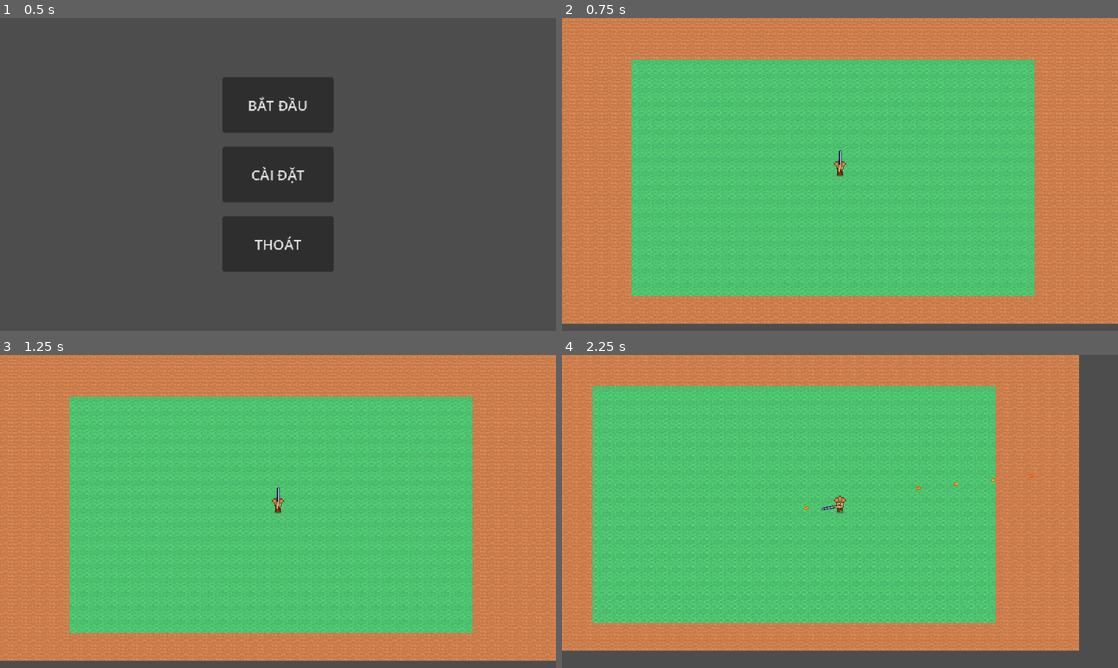
Above: before the commit, frames 1-4 (two rows, left to right).
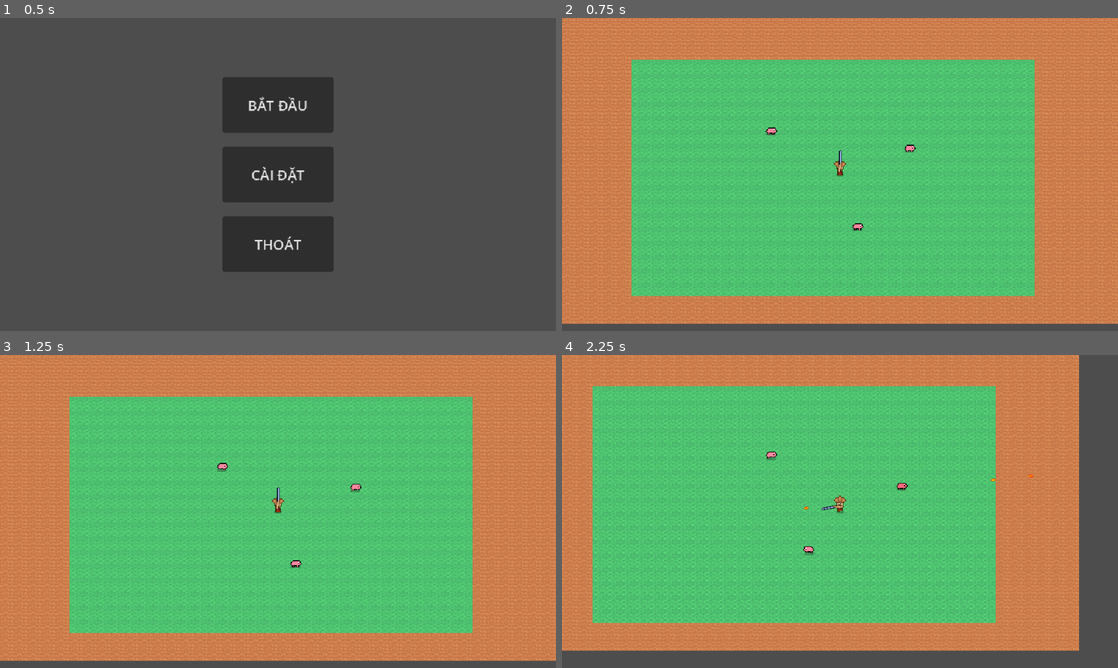
Above: after the commit, the same moments.

Repository: QuocKhangDA22TTD/game_projects
Game: Godot game, scene res://scenes/MainMenu.tscn
Same seed, same stepped clock (60 frames per second), same inputs: the game is played once before the commit and once after it.
Inputs (mouse positions are in pixels of both pictures, inside the frame that each line leads up to):
- Up to frame 1 (0.5 s): no input
- Up to frame 2 (0.75 s): click "BẮT ĐẦU" at 0.5 s
- Up to frame 3 (1.25 s): no input
- Up to frame 4 (2.25 s): move the mouse to (962, 495) at 1.27 s; press the mouse at (962, 495) at 1.28 s; hold D (move_right) 1.28-2.03 s; move the mouse to (728, 527) at 2.02 s; release the mouse at (728, 527) at 2.03 s; hold S (move_down) from 2.03 s (still down); click (728, 527) at 2.1 s

Frame 1 is identical in both runs. In frame 2, 0.1% of the frame differs, in the area x 36-64%, y 34-68%; in frame 3, 0.1%; in frame 4, 0.2%, in the area x 36-72%, y 30-64%.

Commit message:
con heo có thể đi và người dùng có thể bắn heo

Diff:
--- a/unnamed-1/scenes/Main.tscn
+++ b/unnamed-1/scenes/Main.tscn
@@ -4,6 +4,7 @@
 [ext_resource type="Texture2D" uid="uid://bwfkihe3wytoj" path="res://assets/ground.png" id="1_rarhs"]
 [ext_resource type="PackedScene" uid="uid://dq2uvbtqeet" path="res://scenes/player.tscn" id="2_player"]
 [ext_resource type="PackedScene" uid="uid://dhjfq1olb04" path="res://scenes/bullet.tscn" id="3_bullet"]
+[ext_resource type="PackedScene" uid="uid://e2lr7el53lj" path="res://scenes/pig.tscn" id="4_pig"]
 
 [sub_resource type="TileSetAtlasSource" id="TileSetAtlasSource_vcsgt"]
 texture = ExtResource("1_rarhs")
@@ -27,6 +28,15 @@
 position = Vector2(320, 180)
 bullet_scene = ExtResource("3_bullet")
 
+[node name="Pig1" parent="World/Entities" instance=ExtResource("4_pig")]
+position = Vector2(240, 130)
+
+[node name="Pig2" parent="World/Entities" instance=ExtResource("4_pig")]
+position = Vector2(400, 150)
+
+[node name="Pig3" parent="World/Entities" instance=ExtResource("4_pig")]
+position = Vector2(340, 240)
+
 [node name="UI" type="CanvasLayer" parent="." unique_id=178540872]
 
 [node name="PauseMenu" parent="UI" unique_id=1059787539 instance=ExtResource("1_elqb8")]
--- a/unnamed-1/scenes/bullet.tscn
+++ b/unnamed-1/scenes/bullet.tscn
@@ -11,6 +11,8 @@
 size = Vector2(6, 3)
 
 [node name="Bullet" type="Area2D" unique_id=997869165]
+collision_layer = 0
+collision_mask = 2
 script = ExtResource("1_bullet")
 
 [node name="Sprite2D" type="Sprite2D" parent="." unique_id=1363054327]
--- /dev/null
+++ b/unnamed-1/scenes/pig.tscn
@@ -0,0 +1,72 @@
+[gd_scene load_steps=10 format=3 uid="uid://e2lr7el53lj"]
+
+[ext_resource type="Script" uid="uid://ejexou86t30" path="res://scripts/pig.gd" id="1_pig"]
+[ext_resource type="Texture2D" uid="uid://x4pnk2bhcfw6" path="res://assets/pig.png" id="2_pig"]
+
+[sub_resource type="AtlasTexture" id="AtlasTexture_p0"]
+atlas = ExtResource("2_pig")
+region = Rect2(0, 12, 16, 12)
+
+[sub_resource type="AtlasTexture" id="AtlasTexture_p1"]
+atlas = ExtResource("2_pig")
+region = Rect2(16, 12, 16, 12)
+
+[sub_resource type="AtlasTexture" id="AtlasTexture_p2"]
+atlas = ExtResource("2_pig")
+region = Rect2(32, 12, 16, 12)
+
+[sub_resource type="AtlasTexture" id="AtlasTexture_p3"]
+atlas = ExtResource("2_pig")
+region = Rect2(48, 12, 16, 12)
+
+[sub_resource type="AtlasTexture" id="AtlasTexture_p4"]
+atlas = ExtResource("2_pig")
+region = Rect2(64, 12, 16, 12)
+
+[sub_resource type="SpriteFrames" id="SpriteFrames_pig"]
+animations = [{
+"frames": [{
+"duration": 1.0,
+"texture": SubResource("AtlasTexture_p0")
+}],
+"loop": true,
+"name": &"idle",
+"speed": 5.0
+}, {
+"frames": [{
+"duration": 1.0,
+"texture": SubResource("AtlasTexture_p0")
+}, {
+"duration": 1.0,
+"texture": SubResource("AtlasTexture_p1")
+}, {
+"duration": 1.0,
+"texture": SubResource("AtlasTexture_p2")
+}, {
+"duration": 1.0,
+"texture": SubResource("AtlasTexture_p3")
+}, {
+"duration": 1.0,
+"texture": SubResource("AtlasTexture_p4")
+}],
+"loop": true,
+"name": &"walk",
+"speed": 8.0
+}]
+
+[sub_resource type="CircleShape2D" id="CircleShape2D_pig"]
+radius = 5.0
+
+[node name="Pig" type="CharacterBody2D"]
+motion_mode = 1
+collision_layer = 2
+collision_mask = 3
+script = ExtResource("1_pig")
+
+[node name="Body" type="AnimatedSprite2D" parent="."]
+sprite_frames = SubResource("SpriteFrames_pig")
+animation = &"idle"
+autoplay = "idle"
+
+[node name="CollisionShape2D" type="CollisionShape2D" parent="."]
+shape = SubResource("CircleShape2D_pig")
--- a/unnamed-1/scenes/player.tscn
+++ b/unnamed-1/scenes/player.tscn
@@ -57,6 +57,7 @@
 
 [node name="Player" type="CharacterBody2D" unique_id=303279630]
 motion_mode = 1
+collision_mask = 3
 script = ExtResource("1_player")
 
 [node name="Body" type="AnimatedSprite2D" parent="." unique_id=1157522133]
--- a/unnamed-1/scripts/bullet.gd
+++ b/unnamed-1/scripts/bullet.gd
@@ -2,6 +2,7 @@
 
 @export var speed: float = 260.0
 @export var lifetime: float = 2.0
+@export var damage: int = 1
 
 var direction: Vector2 = Vector2.RIGHT
 
@@ -16,6 +17,8 @@
 		queue_free()
 
 
-func _on_body_entered(_body: Node2D) -> void:
-	# Chưa có enemy/tường — để sẵn cho bước sau, đạn tự hủy khi chạm vật thể
+func _on_body_entered(body: Node2D) -> void:
+	# Gây sát thương nếu vật thể có hàm take_damage (heo, enemy sau này)
+	if body.has_method("take_damage"):
+		body.take_damage(damage)
 	queue_free()
--- /dev/null
+++ b/unnamed-1/scripts/pig.gd
@@ -0,0 +1,55 @@
+extends CharacterBody2D
+
+@export var speed: float = 30.0
+@export var max_hp: int = 3
+@export var walk_time_min: float = 0.8
+@export var walk_time_max: float = 2.0
+@export var idle_time_min: float = 0.5
+@export var idle_time_max: float = 1.5
+
+@onready var body: AnimatedSprite2D = $Body
+
+var _hp: int
+var _dir: Vector2 = Vector2.ZERO
+var _state_timer: float = 0.0
+
+func _ready() -> void:
+	_hp = max_hp
+	# Lệch pha ngẫu nhiên để đàn heo không cử động cùng lúc
+	_state_timer = randf_range(0.0, idle_time_max)
+
+
+func _physics_process(delta: float) -> void:
+	_state_timer -= delta
+	if _state_timer <= 0.0:
+		_pick_next_state()
+
+	velocity = _dir * speed
+	move_and_slide()
+
+	if _dir != Vector2.ZERO:
+		body.play("walk")
+		body.flip_h = _dir.x < 0.0
+	else:
+		body.play("idle")
+
+
+# Luân phiên: đứng nghỉ -> đi hướng ngẫu nhiên -> đứng nghỉ ...
+func _pick_next_state() -> void:
+	if _dir == Vector2.ZERO:
+		_dir = Vector2.RIGHT.rotated(randf_range(0.0, TAU))
+		_state_timer = randf_range(walk_time_min, walk_time_max)
+	else:
+		_dir = Vector2.ZERO
+		_state_timer = randf_range(idle_time_min, idle_time_max)
+
+
+# Đạn gọi hàm này khi trúng heo
+func take_damage(amount: int) -> void:
+	_hp -= amount
+	if _hp <= 0:
+		queue_free()
+		return
+	# Nhấp nháy đỏ khi trúng đạn
+	body.modulate = Color(1.0, 0.35, 0.35)
+	create_tween().tween_property(body, "modulate", Color.WHITE, 0.15)
Not shown, added: unnamed-1/scripts/pig.gd.uid
